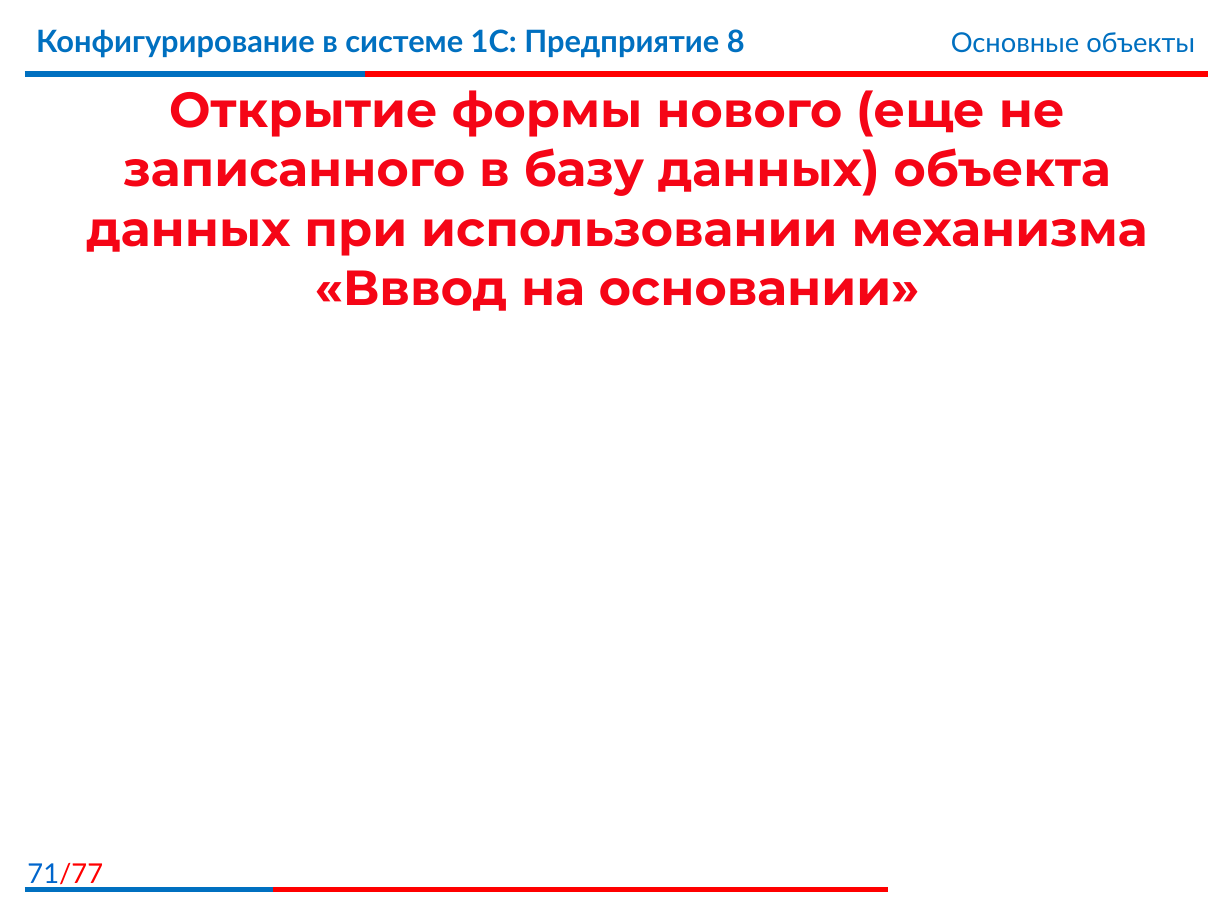
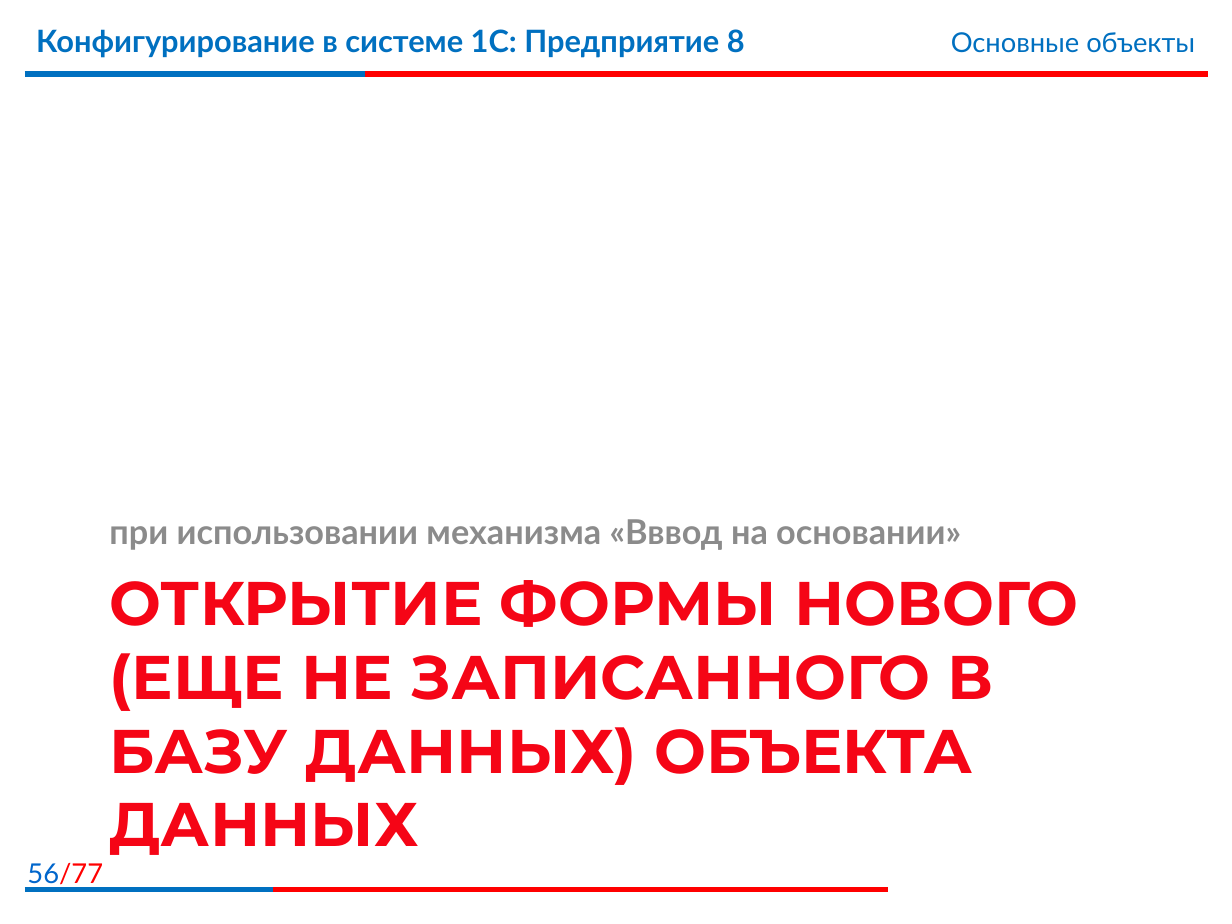
Before and after one commit to bestteacher-1c/documents_compl_kurs, a slide deck: slide 56 of Занятие_04/Иллюстрации4.pptx (slide 71 before the commit). Drawn at 1232x924 pixels with LibreOffice and Linux fonts; fonts in the diff are those of the drawing; background and template pictures are left out. Boxes give left, top, right and bottom in pixels: in the first picture for what was removed or moved away, otherwise in the second. Text is boxed around its words. In the diff, an @@ line names an element or a change of style, - is before the commit and + after.

```diff
--- a/Занятие_04/Иллюстрации4.pptx
+++ b/Занятие_04/Иллюстрации4.pptx
@@ text added at (x1=109, y1=519, x2=961, y2=550), 20 pt, text #8C8C8C, bold @@
+при использовании механизма «Вввод на основании»
@@ title "ОТКРЫТИЕ ФОРМЫ НОВОГО (ЕЩЕ НЕ ..." at (x1=110, y1=580, x2=1078, y2=855): vertical alignment middle to top @@
@@ title at (x1=110, y1=580, x2=1078, y2=855): text changed; size 28.8 to 36 pt @@
-Открытие формы нового (еще не записанного в базу данных) объекта данных при использовании механизма «Вввод на основании»
+ОТКРЫТИЕ ФОРМЫ НОВОГО (ЕЩЕ НЕ ЗАПИСАННОГО В БАЗУ ДАННЫХ) ОБЪЕКТА ДАННЫХ
@@ page number at (x1=27, y1=863, x2=103, y2=889): text changed @@
-71/77
+56/77
```
Also in this commit, not shown: 21 other slides changed, 16 slides added, 31 slides removed, 28 other files.
